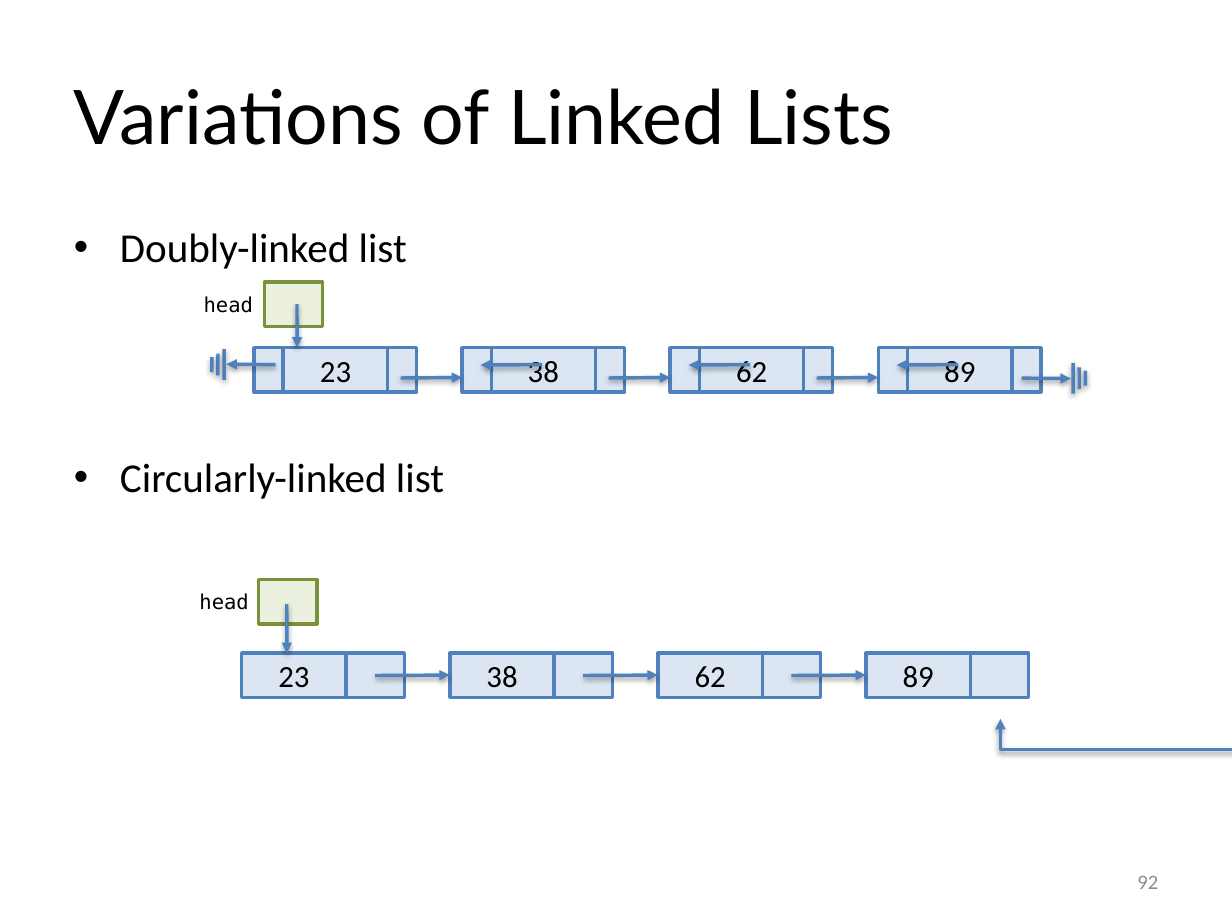
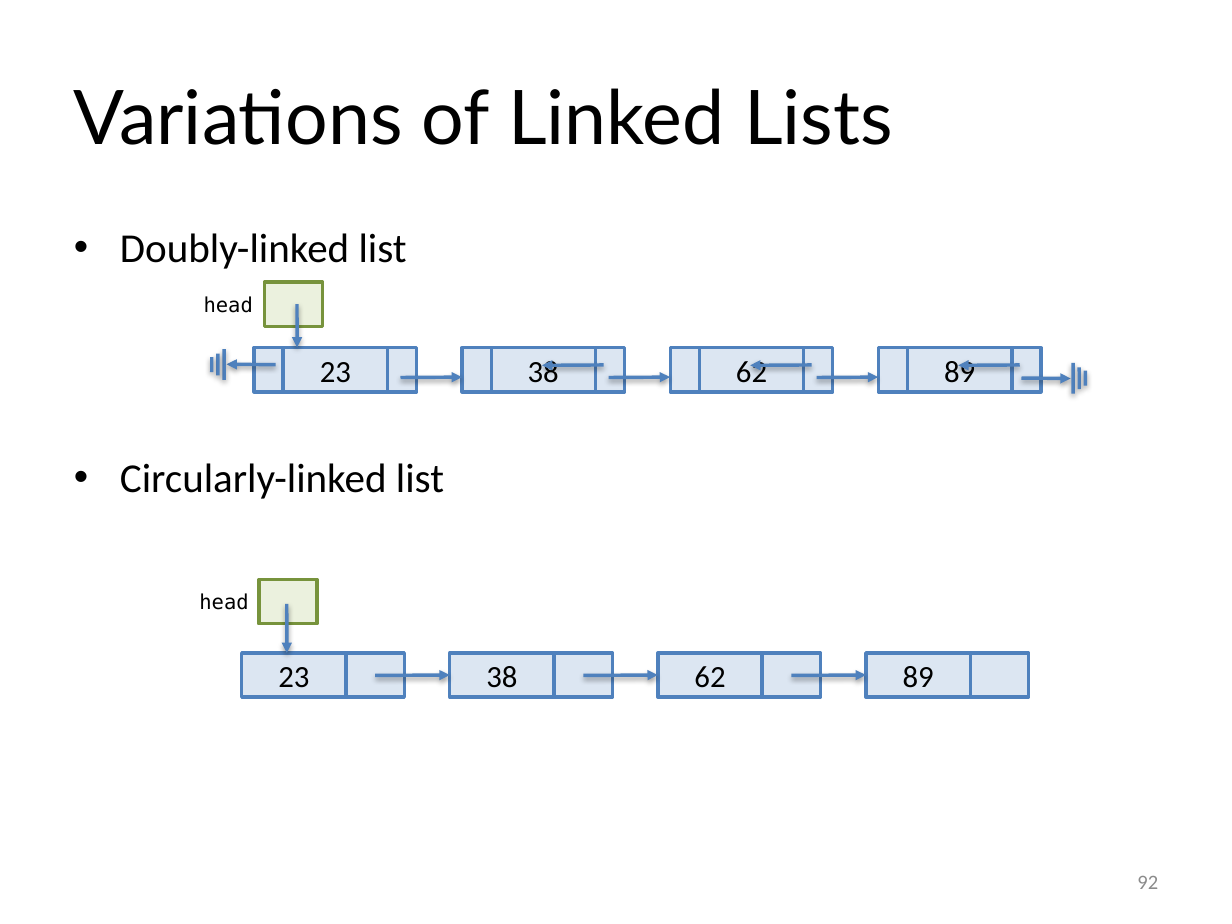
Before and after one commit to wjshku/COMP2113, a slide deck: slide 92 of Module8/Module 8 - Guidance Notes.pptx. Drawn at 1232x924 pixels with LibreOffice and Linux fonts; fonts in the diff are those of the drawing. Boxes give left, top, right and bottom in pixels: in the first picture for what was removed or moved away, otherwise in the second. Text is boxed around its words. In the diff, an @@ line names an element or a change of style, - is before the commit and + after.

```diff
--- a/Module8/Module 8 - Guidance Notes.pptx
+++ b/Module8/Module 8 - Guidance Notes.pptx
@@ 3 freeform shapes moved together from (x1=480, y1=365, x2=958, y2=365) to (x1=542, y1=365, x2=1020, y2=365) @@
@@ elbow arrow removed from (1232, 697) to (1000, 719) @@
```
Also in this commit, not shown: 72 other slides changed, 28 other files.
